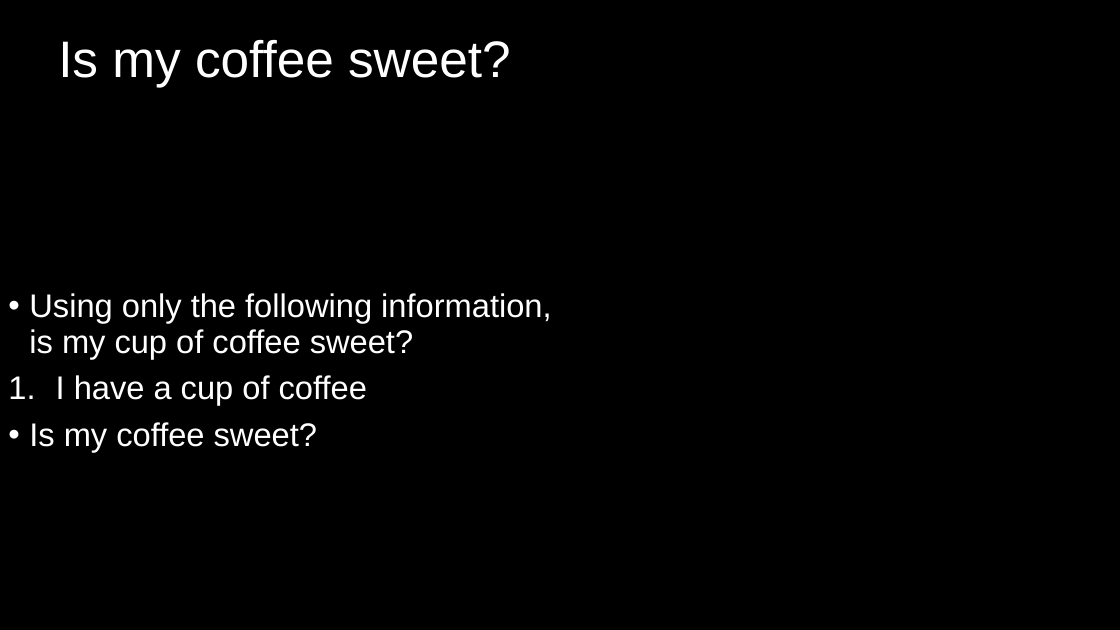
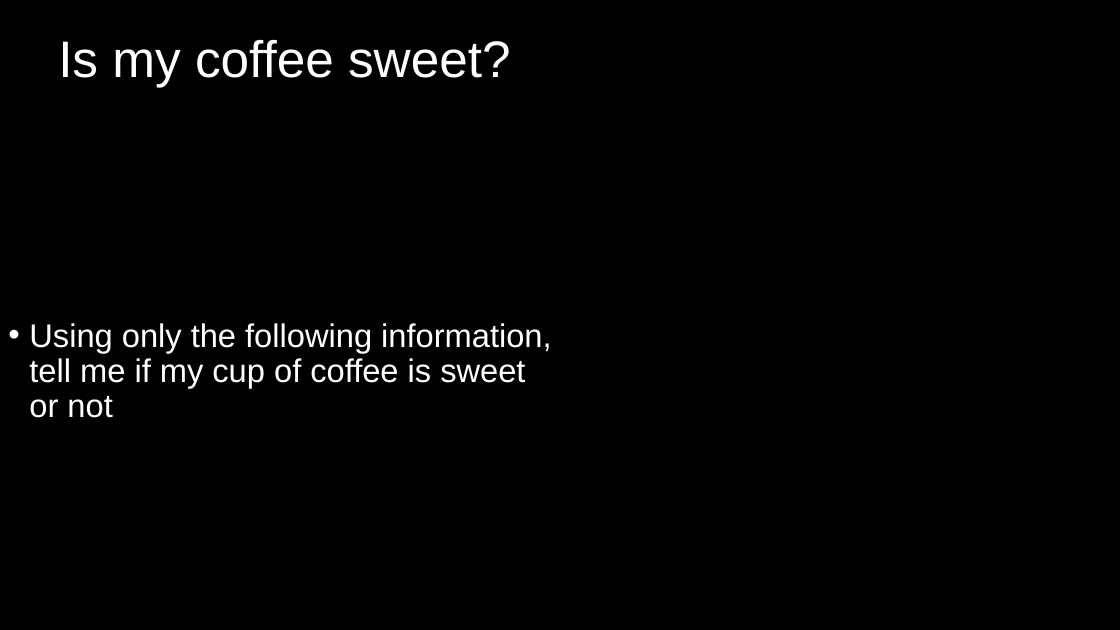
Before and after one commit to DeonRoos/006-BI3010, a slide deck: slide 7 of Lecture 10 - Interaction LM/Lecture 8.1 Interactions.pptx. Drawn at 1120x630 pixels with LibreOffice and Linux fonts; fonts in the diff are those of the drawing. Boxes give left, top, right and bottom in pixels: in the first picture for what was removed or moved away, otherwise in the second. Text is boxed around its words. In the diff, an @@ line names an element or a change of style, - is before the commit and + after.

```diff
--- a/Lecture 10 - Interaction LM/Lecture 8.1 Interactions.pptx
+++ b/Lecture 10 - Interaction LM/Lecture 8.1 Interactions.pptx
@@ text at <box>29,323,551,418</box>: text changed @@
-• Using only the following information, is my cup of coffee sweet?
-1. I have a cup of coffee
-• Is my coffee sweet?
+• Using only the following information, tell me if my cup of coffee is sweet or not
```
Also in this commit, not shown: 6 other slides changed, 4 slides added.
